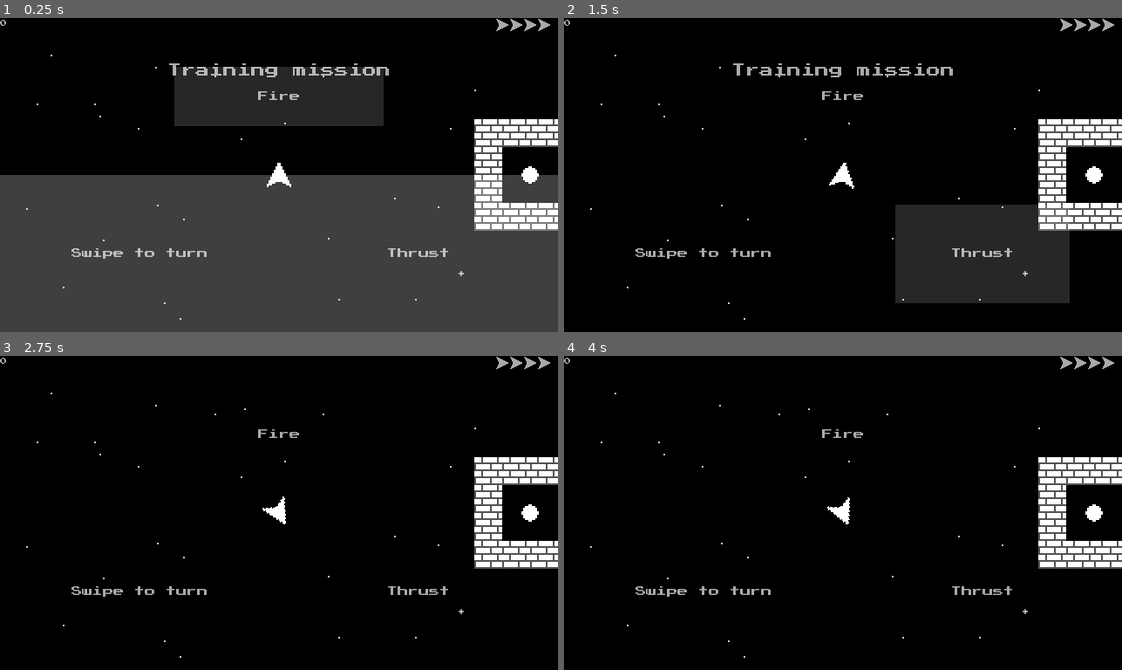
Above: before the commit, frames 1-4 (two rows, left to right).
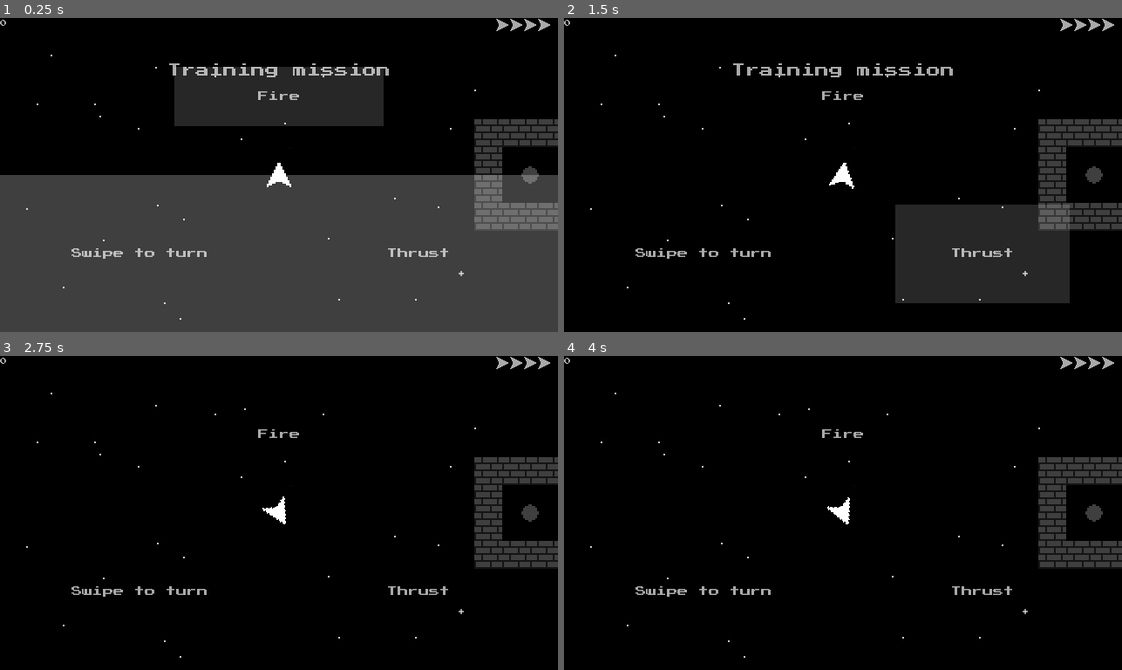
Above: after the commit, the same moments.

Repository: gerald1248/hollows-ng
Game: Godot game, scene res://scenes/main.tscn
Same seed, same stepped clock (60 frames per second), same inputs: the game is played once before the commit and once after it. This scene is started directly instead of the project's main scene.
Inputs (mouse positions are in pixels of both pictures, inside the frame that each line leads up to):
- Up to frame 1 (0.25 s): no input
- Up to frame 2 (1.5 s): move the mouse to (965, 159) at 0.52 s; hold Right (ui_right) 0.53-1.25 s; hold P 0.53-1.25 s; click (965, 159) at 0.67 s; tap Space at 0.77 s; click "Continue" at 1.25 s
- Up to frame 3 (2.75 s): tap Enter at 2 s; drag from (167, 528) to (491, 472) at 2.02 s
- Up to frame 4 (4 s): move the mouse to (898, 443) at 2.77 s; hold Right (ui_right) 2.78-3.5 s; hold P 2.78-3.5 s; click "Continue" at 3.5 s

The runs differ from the first frame. In frame 1, 3.7% of the frame differs, in the area x 85-100%, y 32-68%; in frame 2, 3.7%; in frame 3, 3.7%; in frame 4, 3.7%.
Error in both runs: Invalid get index 'x' (on base: 'Nil'). (res://scripts/hud.gd:29)

Commit message:
added basic light

Diff:
--- a/scenes/main.tscn
+++ b/scenes/main.tscn
@@ -7,22 +7,23 @@
 [ext_resource path="res://sprites/engine.png" type="Texture" id=5]
 [ext_resource path="res://scripts/explosion.gd" type="Script" id=6]
 [ext_resource path="res://sprites/explosion-bw-32x32.png" type="Texture" id=7]
-[ext_resource path="res://scripts/weight.gd" type="Script" id=8]
-[ext_resource path="res://sprites/weight.png" type="Texture" id=9]
-[ext_resource path="res://sprites/starfield512x512.png" type="Texture" id=10]
-[ext_resource path="res://scripts/hud.gd" type="Script" id=11]
-[ext_resource path="res://fonts/PressStart2P.ttf" type="DynamicFontData" id=12]
-[ext_resource path="res://sprites/ship-aaa.png" type="Texture" id=13]
-[ext_resource path="res://scripts/continue.gd" type="Script" id=14]
-[ext_resource path="res://media/8-bit/Shoot1.wav" type="AudioStream" id=15]
-[ext_resource path="res://media/8-bit/Coin1.wav" type="AudioStream" id=16]
-[ext_resource path="res://media/8-bit/Explosion1.wav" type="AudioStream" id=17]
-[ext_resource path="res://media/8-bit/Explosion3.wav" type="AudioStream" id=18]
-[ext_resource path="res://media/8-bit/Explosion2.wav" type="AudioStream" id=19]
-[ext_resource path="res://media/8-bit/Explosion4.wav" type="AudioStream" id=20]
-[ext_resource path="res://media/8-bit/NoiseSelect1.wav" type="AudioStream" id=21]
-[ext_resource path="res://media/8-bit/Shoot2.wav" type="AudioStream" id=22]
-[ext_resource path="res://media/8-bit/Fly1.wav" type="AudioStream" id=23]
+[ext_resource path="res://sprites/light.png" type="Texture" id=8]
+[ext_resource path="res://scripts/weight.gd" type="Script" id=9]
+[ext_resource path="res://sprites/weight.png" type="Texture" id=10]
+[ext_resource path="res://sprites/starfield512x512.png" type="Texture" id=11]
+[ext_resource path="res://scripts/hud.gd" type="Script" id=12]
+[ext_resource path="res://fonts/PressStart2P.ttf" type="DynamicFontData" id=13]
+[ext_resource path="res://sprites/ship-aaa.png" type="Texture" id=14]
+[ext_resource path="res://scripts/continue.gd" type="Script" id=15]
+[ext_resource path="res://media/8-bit/Shoot1.wav" type="AudioStream" id=16]
+[ext_resource path="res://media/8-bit/Coin1.wav" type="AudioStream" id=17]
+[ext_resource path="res://media/8-bit/Explosion1.wav" type="AudioStream" id=18]
+[ext_resource path="res://media/8-bit/Explosion3.wav" type="AudioStream" id=19]
+[ext_resource path="res://media/8-bit/Explosion2.wav" type="AudioStream" id=20]
+[ext_resource path="res://media/8-bit/Explosion4.wav" type="AudioStream" id=21]
+[ext_resource path="res://media/8-bit/NoiseSelect1.wav" type="AudioStream" id=22]
+[ext_resource path="res://media/8-bit/Shoot2.wav" type="AudioStream" id=23]
+[ext_resource path="res://media/8-bit/Fly1.wav" type="AudioStream" id=24]
 
 [sub_resource type="Animation" id=1]
 resource_name = "thrust"
@@ -279,13 +280,18 @@
 hframes = 8
 frame = 5
 
+[node name="Light2D" type="Light2D" parent="player"]
+texture = ExtResource( 8 )
+texture_scale = 0.2
+shadow_enabled = true
+
 [node name="weight" type="RigidBody2D" parent="."]
 mass = 0.5
 can_sleep = false
-script = ExtResource( 8 )
+script = ExtResource( 9 )
 
 [node name="Sprite" type="Sprite" parent="weight"]
-texture = ExtResource( 9 )
+texture = ExtResource( 10 )
 vframes = 2
 
 [node name="CollisionShape2D" type="CollisionShape2D" parent="weight"]
@@ -435,33 +441,36 @@
 custom_fonts/font = SubResource( 12 )
 custom_colors/font_color = Color( 0.666667, 0.666667, 0.666667, 1 )
 text = "Continue"
-script = ExtResource( 14 )
+script = ExtResource( 15 )
 
 [node name="sample-laser" type="AudioStreamPlayer" parent="."]
-stream = ExtResource( 15 )
+stream = ExtResource( 16 )
 
 [node name="sample-coin" type="AudioStreamPlayer" parent="."]
-stream = ExtResource( 16 )
+stream = ExtResource( 17 )
 
 [node name="sample-explosion" type="AudioStreamPlayer" parent="."]
-stream = ExtResource( 17 )
+stream = ExtResource( 18 )
 
 [node name="sample-explosion-tower" type="AudioStreamPlayer" parent="."]
-stream = ExtResource( 18 )
+stream = ExtResource( 19 )
 
 [node name="sample-explosion-brick" type="AudioStreamPlayer" parent="."]
-stream = ExtResource( 19 )
+stream = ExtResource( 20 )
 
 [node name="sample-explosion-weight" type="AudioStreamPlayer" parent="."]
-stream = ExtResource( 20 )
+stream = ExtResource( 21 )
 
 [node name="sample-explosion-surface" type="AudioStreamPlayer" parent="."]
-stream = ExtResource( 21 )
+stream = ExtResource( 22 )
 
 [node name="sample-enemy-laser" type="AudioStreamPlayer" parent="."]
-stream = ExtResource( 22 )
+stream = ExtResource( 23 )
 
 [node name="sample-fly" type="AudioStreamPlayer" parent="."]
-stream = ExtResource( 23 )
+stream = ExtResource( 24 )
+
+[node name="CanvasModulate" type="CanvasModulate" parent="."]
+color = Color( 0.25098, 0.25098, 0.25098, 1 )
 
 [connection signal="body_entered" from="player" to="player" method="_on_player_body_entered"]
--- a/tilesets/main.tres
+++ b/tilesets/main.tres
@@ -14,28 +14,31 @@
 [sub_resource type="ConvexPolygonShape2D" id=4]
 points = PoolVector2Array( 0, 0, 16, 0, 16, 16, 0, 16 )
 
-[sub_resource type="ConvexPolygonShape2D" id=5]
-points = PoolVector2Array( 0, 0, 16, 0, 16, 16, 0, 16 )
+[sub_resource type="OccluderPolygon2D" id=5]
+polygon = PoolVector2Array( 0, 0, 16, 0, 16, 16, 0, 16 )
 
 [sub_resource type="ConvexPolygonShape2D" id=6]
+points = PoolVector2Array( 0, 0, 16, 0, 16, 16, 0, 16 )
+
+[sub_resource type="ConvexPolygonShape2D" id=7]
 points = PoolVector2Array( 0, 16, 0, 0, 16, 16 )
 
-[sub_resource type="ConvexPolygonShape2D" id=7]
+[sub_resource type="ConvexPolygonShape2D" id=8]
 points = PoolVector2Array( 16, 0, 0, 16, 0, 0 )
 
-[sub_resource type="ConvexPolygonShape2D" id=8]
-points = PoolVector2Array( 0, 0, 16, 0, 16, 16, 0, 16 )
-
 [sub_resource type="ConvexPolygonShape2D" id=9]
+points = PoolVector2Array( 0, 0, 16, 0, 16, 16, 0, 16 )
+
+[sub_resource type="ConvexPolygonShape2D" id=10]
 points = PoolVector2Array( 0.321434, 15.311, 8.1724, 8.30122, 15.3691, 15.7783 )
 
-[sub_resource type="ConvexPolygonShape2D" id=10]
+[sub_resource type="ConvexPolygonShape2D" id=11]
 points = PoolVector2Array( 0.0940933, 0.0587234, 7.38428, 7.90968, 0.187561, 15.3868 )
 
-[sub_resource type="ConvexPolygonShape2D" id=11]
+[sub_resource type="ConvexPolygonShape2D" id=12]
 points = PoolVector2Array( 16, 16, 0, 0, 16, 0, 16, 0, 16, 0 )
 
-[sub_resource type="ConvexPolygonShape2D" id=12]
+[sub_resource type="ConvexPolygonShape2D" id=13]
 points = PoolVector2Array( 8.00315, 7.36658, 0.712975, 0.637192, 15.0129, 0.82412 )
 
 [resource]
@@ -222,12 +225,13 @@
 12/region = Rect2( 48, 32, 16, 16 )
 12/tile_mode = 0
 12/occluder_offset = Vector2( 0, 0 )
+12/occluder = SubResource( 5 )
 12/navigation_offset = Vector2( 0, 0 )
 12/shapes = [ {
 "autotile_coord": Vector2( 0, 0 ),
 "one_way": false,
 "one_way_margin": 1.0,
-"shape": SubResource( 5 ),
+"shape": SubResource( 6 ),
 "shape_transform": Transform2D( 1, 0, 0, 1, 0, 0 )
 } ]
 12/z_index = 0
Not shown: 5 places in scenes/main.tscn that only renumber resources
Binary file added: sprites/caster.png
Not shown, added: sprites/caster.png.import
Binary file added: sprites/light.png
Not shown, added: sprites/light.png.import
Not shown: 8 places in tilesets/main.tres that only renumber resources
